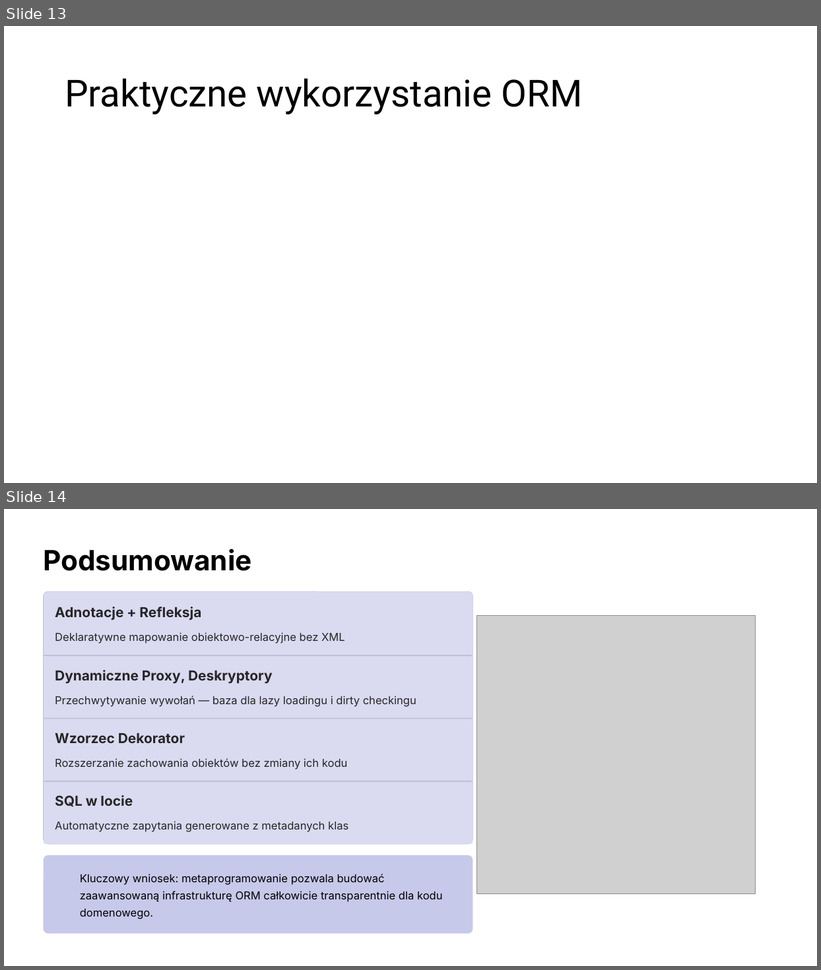
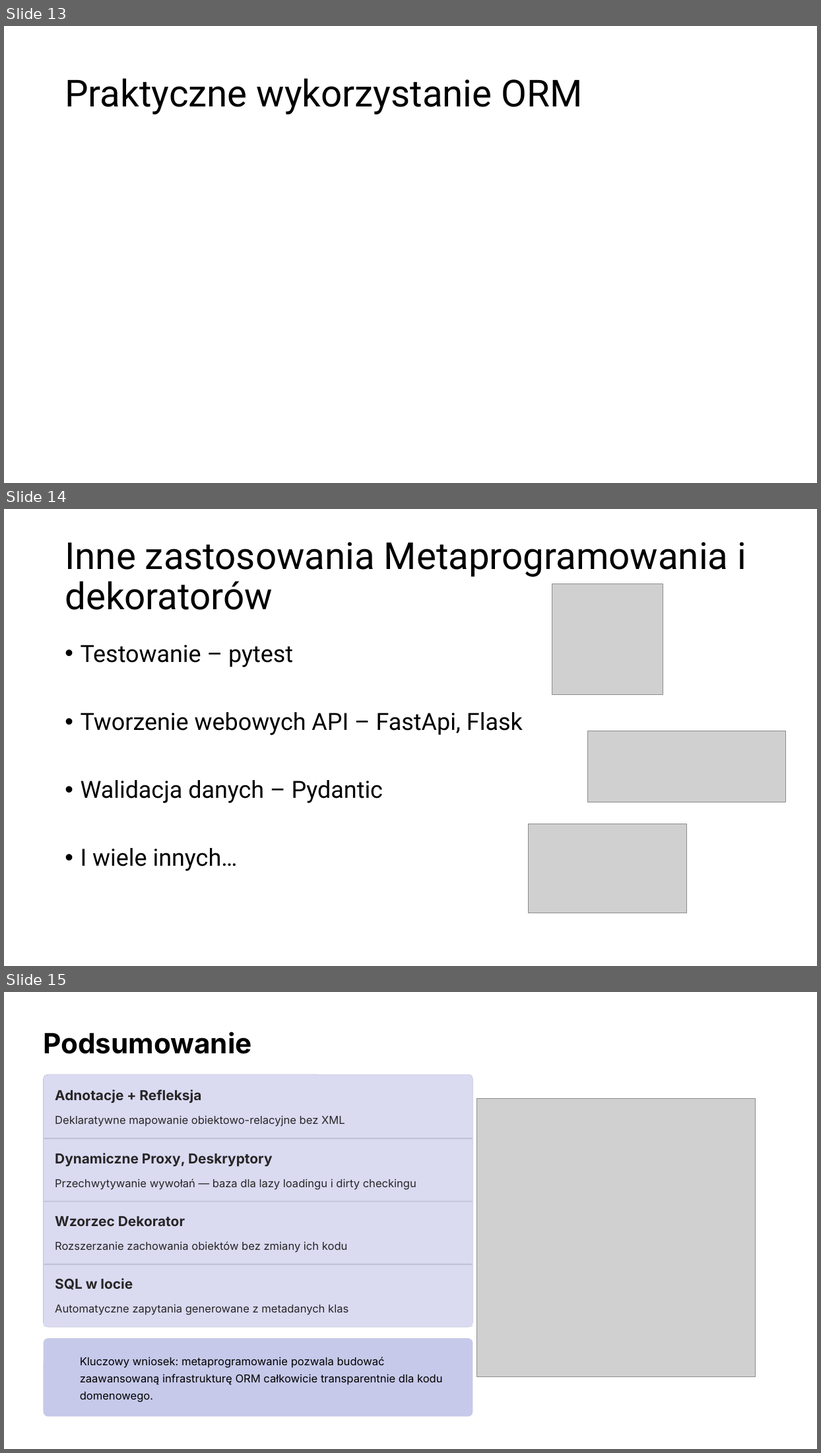
Before and after one commit to KabaKG/JPWP_ORM, a slide deck: ORM.pptx. Shown one above the other, each under a label of ours: slides 13 and 14 before the commit, slides 13, 14 and 15 after it. The pictures are 821x970 and 821x1453 pixels, drawn with LibreOffice and Linux fonts; fonts in the diff are those of the drawing; grey boxes stand for pictures; background and template pictures are left out. Boxes give left, top, right and bottom in pixels: in the first picture for what was removed or moved away, otherwise in the second. Text is boxed around its words. In the diff, an @@ line names an element or a change of style, - is before the commit and + after.

```diff
--- a/ORM.pptx
+++ b/ORM.pptx
@@ slide 14 added at (4, 509, 817, 966), background #FFFFFF @@
@@ title added at (65, 542, 746, 610), 52.8 pt, text #000000 @@
+Inne zastosowania Metaprogramowania i dekoratorów
@@ picture added at (552, 584, 663, 694) @@
@@ text added at (81, 645, 523, 871), 33.6 pt, text #000000 @@
+• Testowanie – pytest
+• Tworzenie webowych API – FastApi, Flask
+• Walidacja danych – Pydantic
+• I wiele innych…
@@ picture added at (588, 731, 786, 803) @@
@@ picture added at (529, 824, 686, 914) @@
@@ what was slide 14 is now slide 15 @@
```
Also in this commit, not shown: 1 slide changed.
